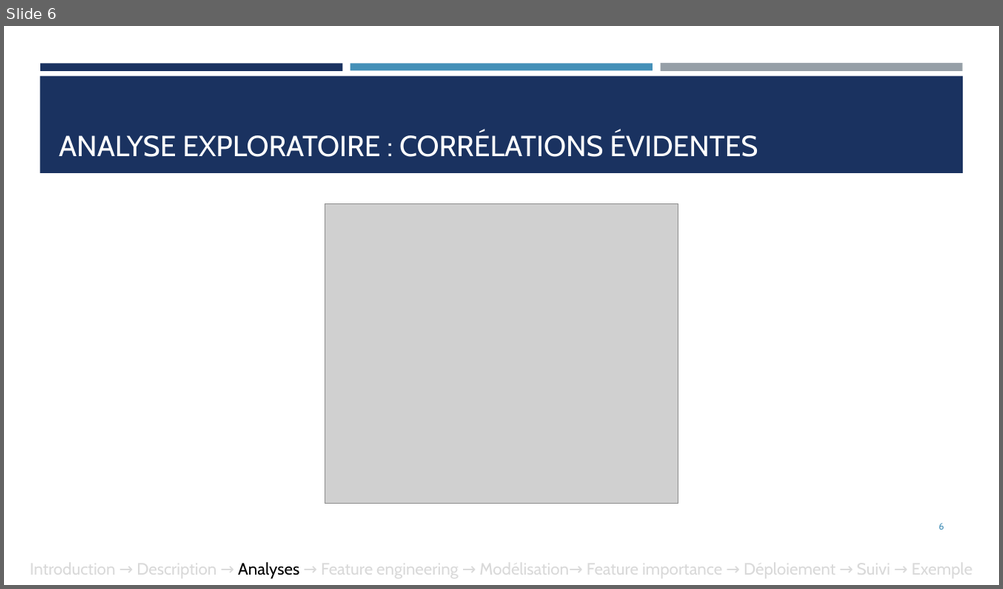
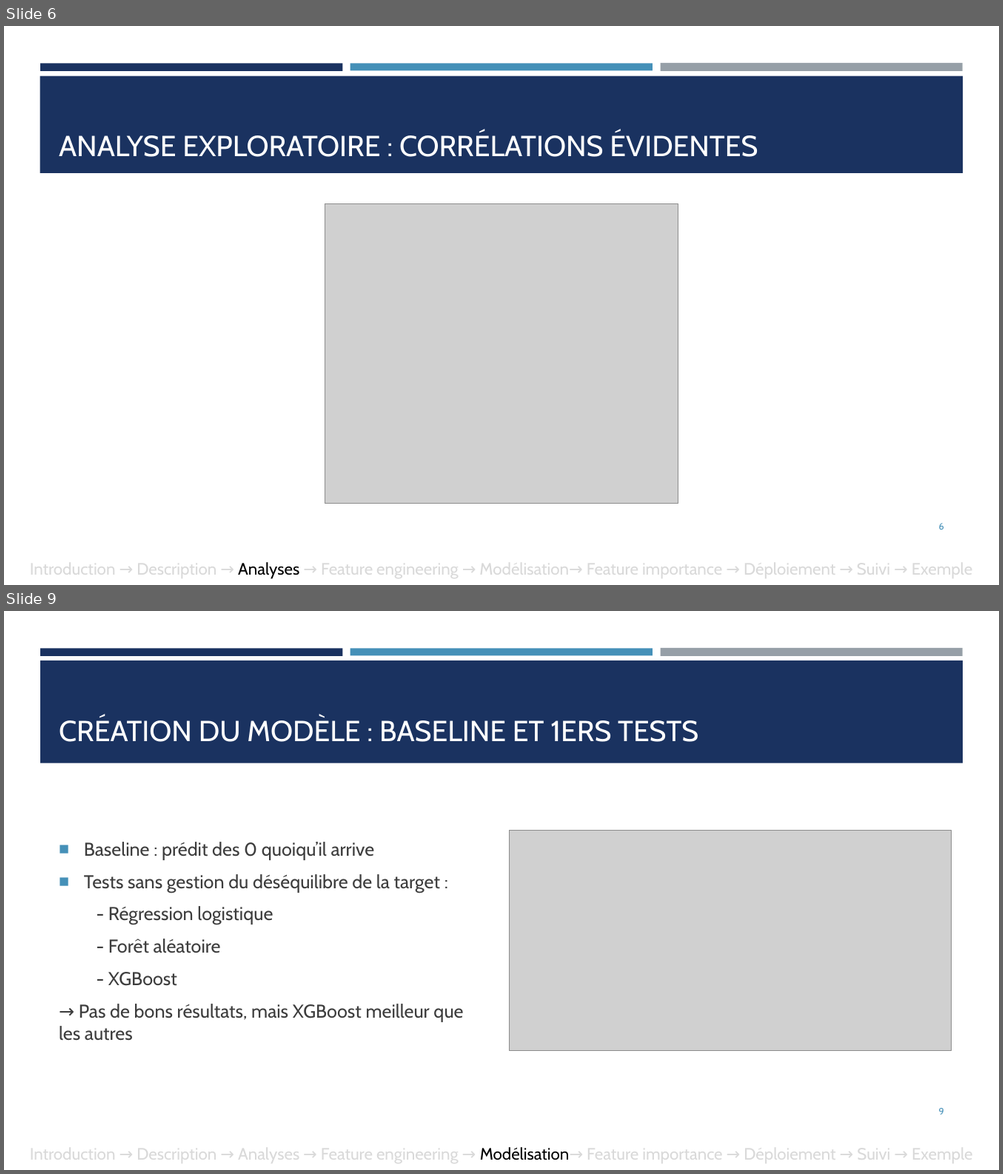
Before and after one commit to ludovicchmz/OpenClassrooms-DataScientist-Projet7, a slide deck: Chaumaz_Ludovic_6_presentation_102025.pptx. Shown one above the other, each under a label of ours: slide 6 before the commit, slides 6 and 9 after it; the slides between them are not shown. The pictures are 1003x589 and 1003x1174 pixels, drawn with LibreOffice and Linux fonts; fonts in the diff are those of the drawing; grey boxes stand for pictures. Boxes give left, top, right and bottom in pixels: in the first picture for what was removed or moved away, otherwise in the second. Text is boxed around its words. In the diff, an @@ line names an element or a change of style, - is before the commit and + after.

```diff
--- a/Chaumaz_Ludovic_6_presentation_102025.pptx
+++ b/Chaumaz_Ludovic_6_presentation_102025.pptx
@@ slide 9 added at (4,611,999,1170), background #FFFFFF; not listed: 3 template elements that a slide beside it also shows @@
@@ rectangle added at (40,661,963,763), fill #1A3260 @@
@@ title added at (59,717,698,742), 28 pt, text #FFFFFF @@
+CRÉATION DU MODÈLE : BASELINE ET 1ERS TESTS
@@ picture added at (509,831,951,1051) @@
@@ text added at (59,842,463,1041), 18 pt, text #3D3D3D @@
+■ Baseline : prédit des 0 quoiqu’il arrive
+■ Tests sans gestion du déséquilibre de la target :
+- Régression logistique
+- Forêt aléatoire
+- XGBoost
+→ Pas de bons résultats, mais XGBoost meilleur que les autres
@@ page number added at (939,1108,944,1115), 9 pt, text #4590B8 @@
+9
@@ text added at (30,1145,973,1165), 16 pt, text #D9D9D9 @@
+Introduction → Description → Analyses → Feature engineering → Modélisation→ Feature importance → Déploiement → Suivi → Exemple
```
Also in this commit, not shown: 2 slides changed, 10 other slides added, 4 other files.
